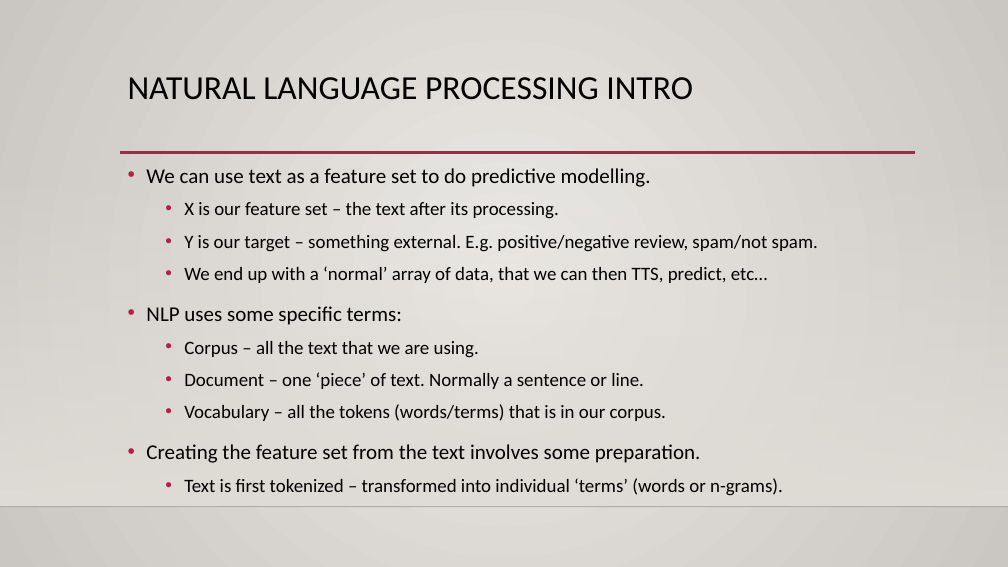
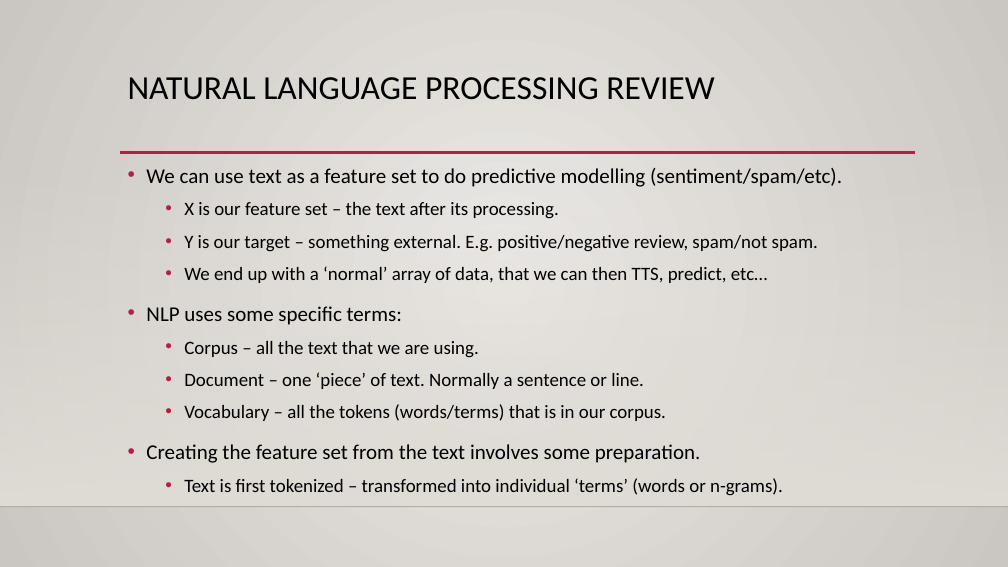
Before and after one commit to AkeemSemperDataScience/Intro_to_Machine_Learning_Students, a slide deck: slide 5 of reference_content/Slides/NLP_2.pptx (slide 4 before the commit). Drawn at 1008x567 pixels with LibreOffice and Linux fonts; fonts in the diff are those of the drawing; background and template pictures are left out. Boxes give left, top, right and bottom in pixels: in the first picture for what was removed or moved away, otherwise in the second. Text is boxed around its words. In the diff, an @@ line names an element or a change of style, - is before the commit and + after.

```diff
--- a/reference_content/Slides/NLP_2.pptx
+++ b/reference_content/Slides/NLP_2.pptx
@@ title at [128,77,714,100]: text changed @@
-NATURAL LANGUAGE PROCESSING INTRO
+NATURAL LANGUAGE PROCESSING REVIEW
@@ text at [146,168,842,187]: text changed @@
-• We can use text as a feature set to do predictive modelling.
+• We can use text as a feature set to do predictive modelling (sentiment/spam/etc).
```
Also in this commit, not shown: 12 other slides changed, 8 slides added, 3 other files.
